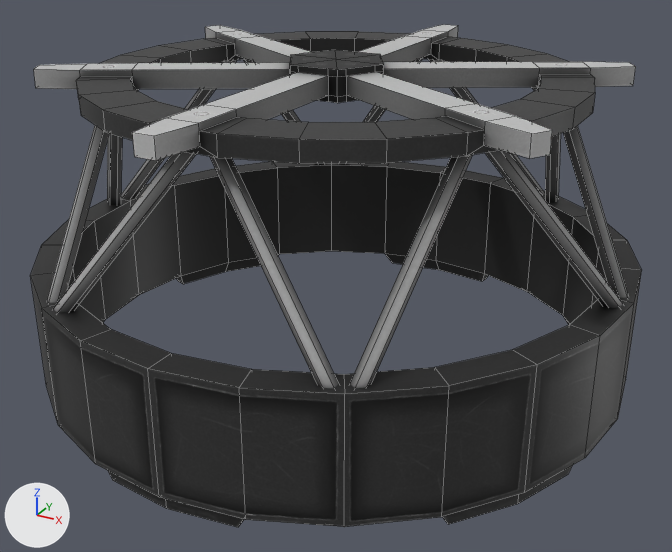
An edit to the Blender file Unity/FairingBase.blend, drawn before and after from the same camera.
Rendered twice from a 50 mm camera at (0.714, -1.299, 0.787) aimed at (0.018, -0.033, 0.154). Every picture has the same lights, and +X, +Y and +Z are marked at lower left. Mesh edges are drawn as thin lines.

The scene before the commit, as lines of its bpy script (objects in view):
```python
me_cylinder = bpy.data.meshes.new('Cylinder')
me_cylinder.from_pydata(...)  # 560 vertices, 498 faces; spans x -0.5..0.5, y -0.028..0.51, z -0.5..0.5
me_cylinder.polygons.foreach_set('use_smooth', [True] * 498)
me_cylinder.materials.append(mat_basetex_png)  # picture img_basetex_png
ob_model = bpy.data.objects.new('model', me_cylinder)
ob_model.location = (0.0, 0.0, 0.0)
ob_model.rotation_euler = (1.571, 0.0, 0.0)  # degrees (90, 0, 0)
_m = ob_model.modifiers.new('EdgeSplit', 'EDGE_SPLIT')
_m.use_edge_angle = False
```
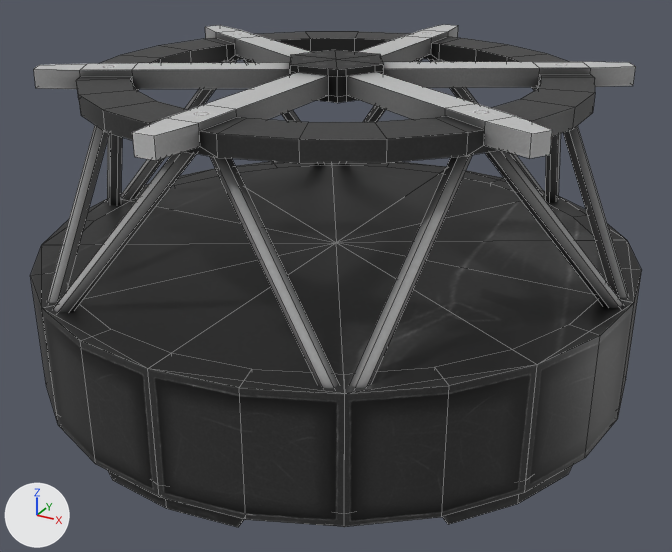
Pixel boxes (x1, y1, x2, y2) of what changed, in the pictures (672 x 552 px):
'dragOnly', added (black)
    after: (42, 165, 632, 394)

Edits to the bpy script that builds the scene:
```text
Add me_cylinder_001:
    me_cylinder_001.from_pydata(...)  # a 12-sided cylinder along z spanning x -0.5..0.5, y -0.5..0.5, z -0.09..0.09
    me_cylinder_001.materials.append(mat_basetex_png)  # picture img_basetex_png
Add ob_dragonly:
    ob_dragonly = bpy.data.objects.new('dragOnly', me_cylinder_001)
    ob_dragonly.location = (0.0, 0.0, 0.11)
```
